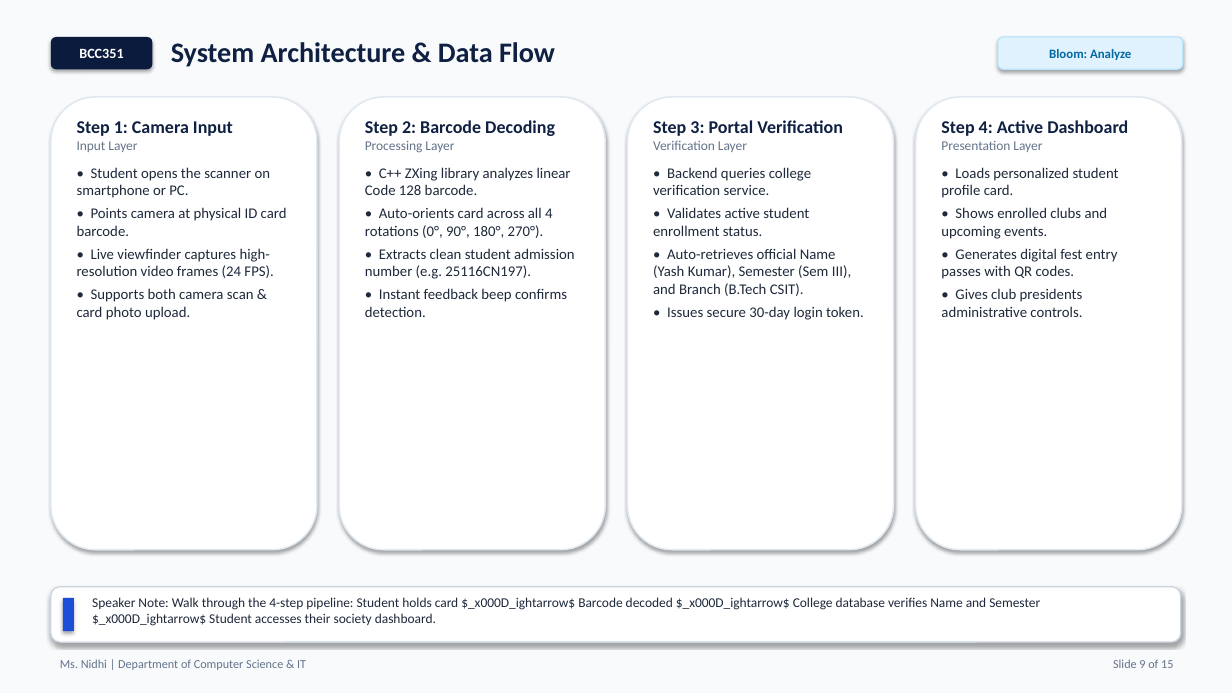
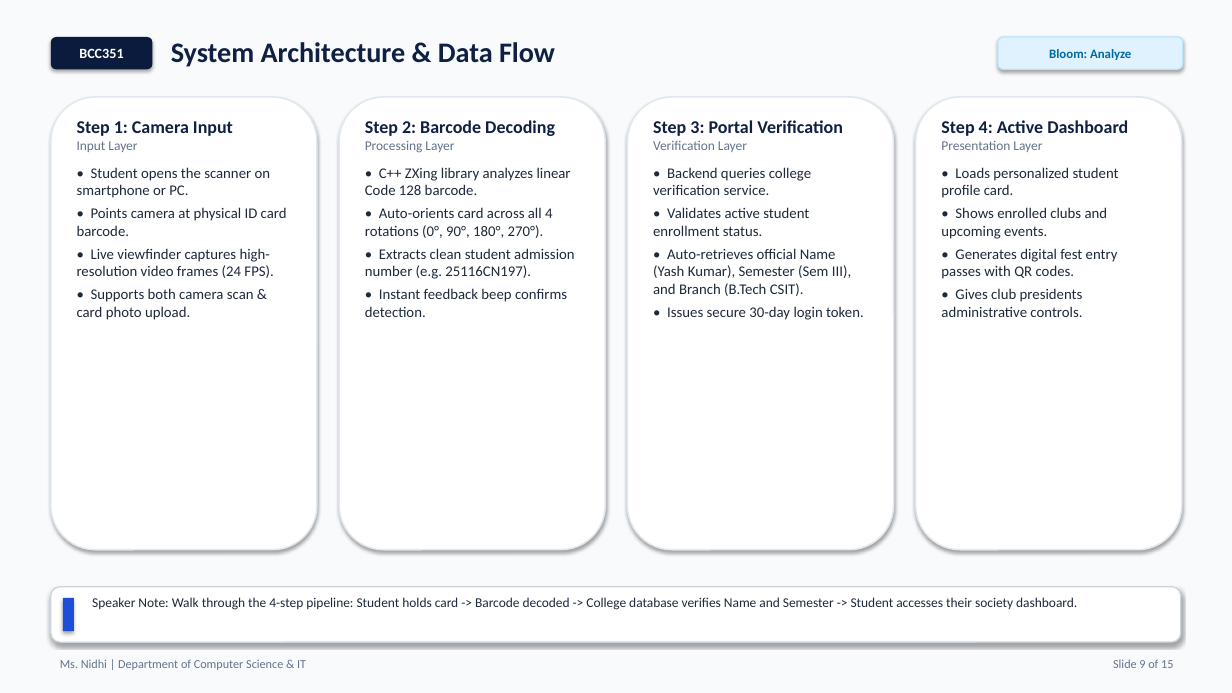
Before and after one commit to yuvraj2230p/ClubConnect-, a slide deck: slide 9 of Club_Connect_Mini_Project_BCC351.pptx. Drawn at 1232x693 pixels with LibreOffice and Linux fonts; fonts in the diff are those of the drawing. Boxes give left, top, right and bottom in pixels: in the first picture for what was removed or moved away, otherwise in the second. Text is boxed around its words. In the diff, an @@ line names an element or a change of style, - is before the commit and + after.

```diff
--- a/Club_Connect_Mini_Project_BCC351.pptx
+++ b/Club_Connect_Mini_Project_BCC351.pptx
@@ text at <box>92,597,1077,610</box>: text changed @@
-Speaker Note: Walk through the 4-step pipeline: Student holds card $_x000D_ightarrow$ Barcode decoded $_x000D_ightarrow$ College database verifies Name and Semester $_x000D_ightarrow$ Student accesses their society dashboard.
+Speaker Note: Walk through the 4-step pipeline: Student holds card -> Barcode decoded -> College database verifies Name and Semester -> Student accesses their society dashboard.
```
Also in this commit, not shown: 1 other file.
